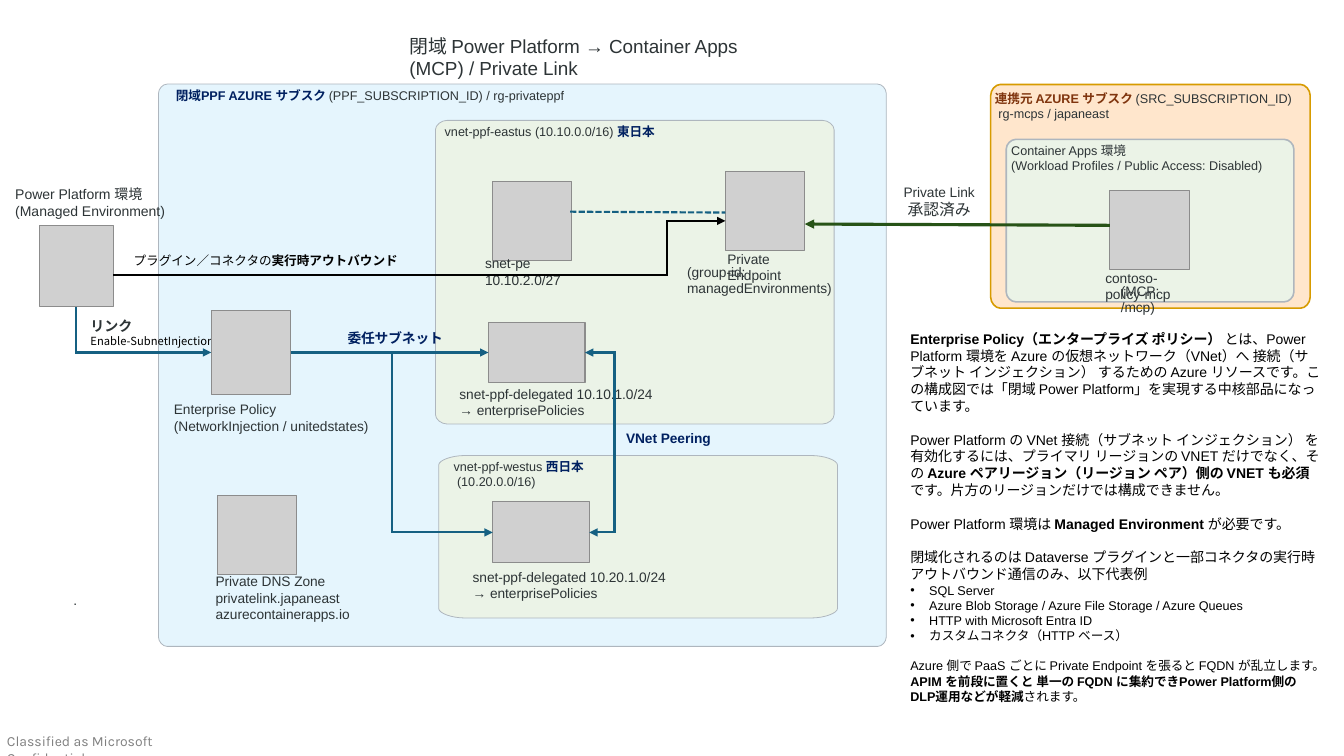
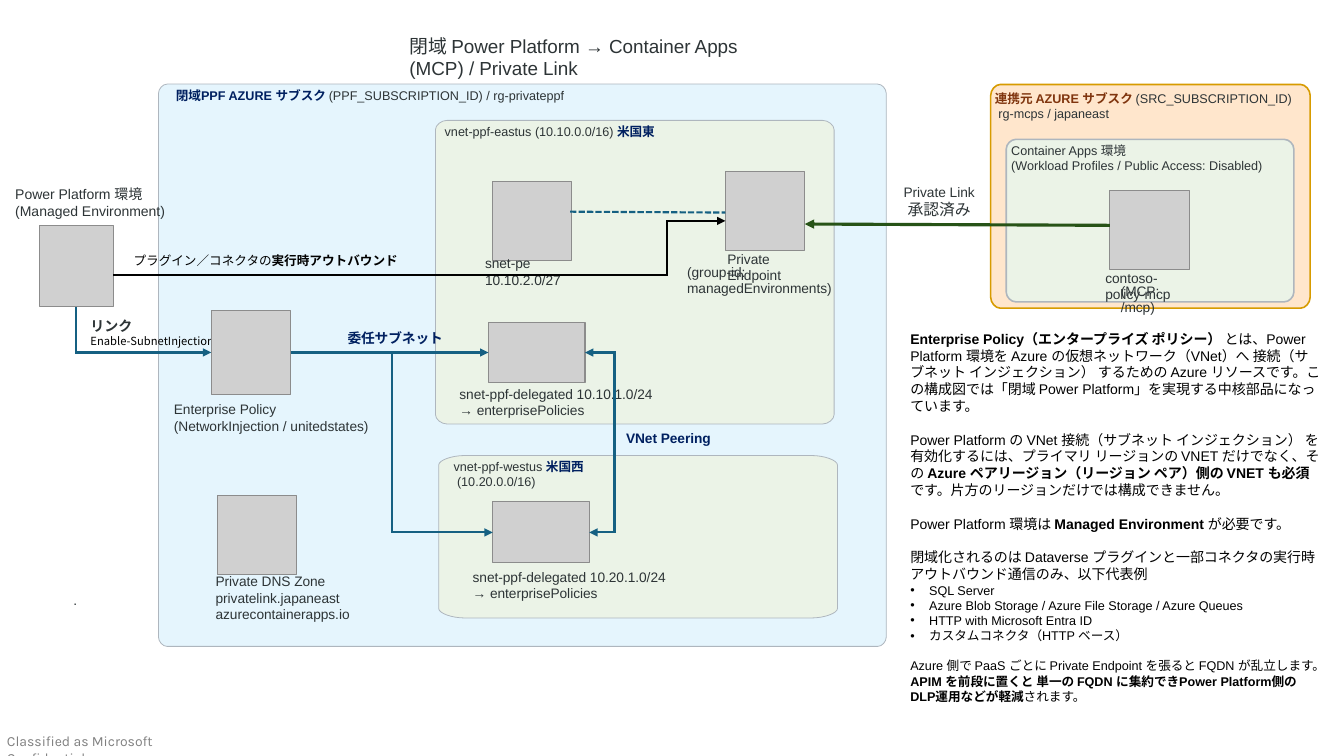
Before and after one commit to ketana0224/private-PPF_Azure, a slide deck: slide 1 of Architecture.pptx. Drawn at 1344x756 pixels with LibreOffice and Linux fonts; fonts in the diff are those of the drawing; grey boxes stand for pictures. Boxes give left, top, right and bottom in pixels: in the first picture for what was removed or moved away, otherwise in the second. Text is boxed around its words. In the diff, an @@ line names an element or a change of style, - is before the commit and + after.

```diff
--- a/Architecture.pptx
+++ b/Architecture.pptx
@@ text at (445,125,655,139): text changed @@
-vnet-ppf-eastus (10.10.0.0/16) 東日本
+vnet-ppf-eastus (10.10.0.0/16) 米国東
@@ text at (454,460,584,474): text changed @@
-vnet-ppf-westus 西日本
+vnet-ppf-westus 米国西
```
Also in this commit, not shown: 1 other file.
